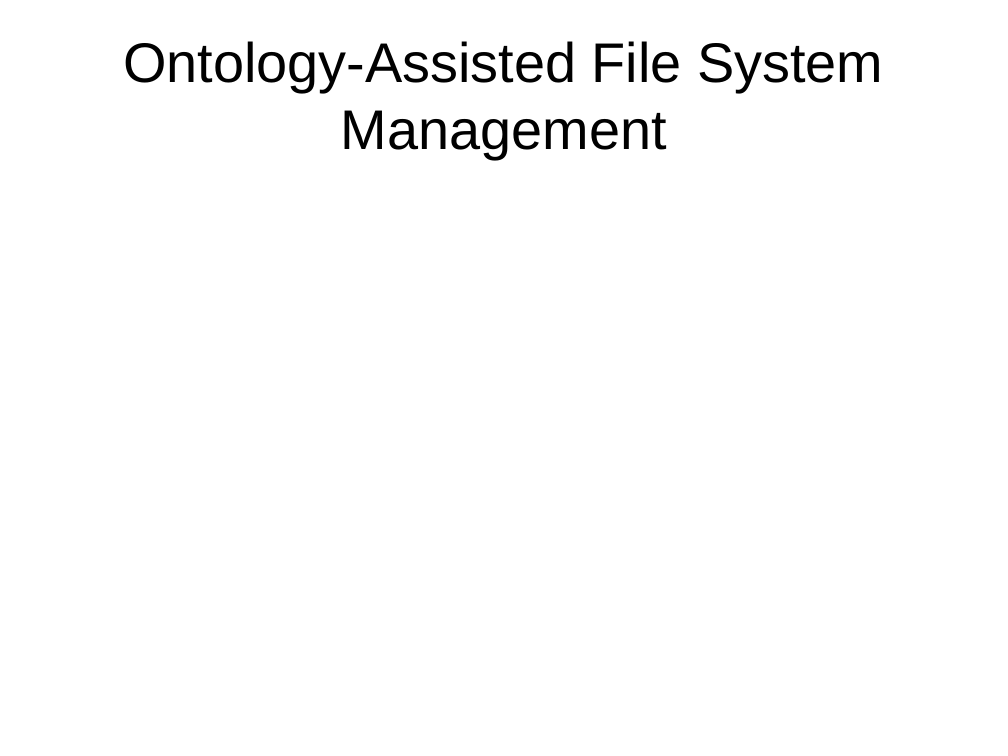
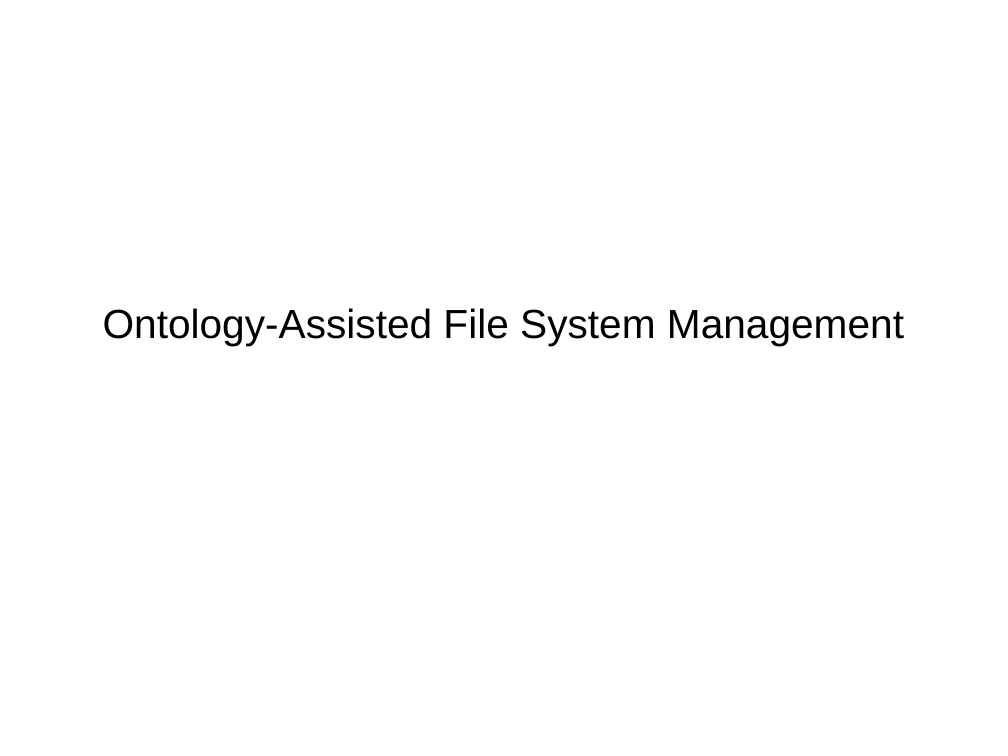
Before and after one commit to ShiZhan/fs-crawler, a slide deck: slide 1 of doc/oam.odp. Drawn at 1008x756 pixels with LibreOffice and Linux fonts; fonts in the diff are those of the drawing. Boxes give left, top, right and bottom in pixels: in the first picture for what was removed or moved away, otherwise in the second. Text is boxed around its words. In the diff, an @@ line names an element or a change of style, - is before the commit and + after.

```diff
--- a/doc/oam.odp
+++ b/doc/oam.odp
@@ subtitle "Ontology-Assisted File System Management" at bbox=[103, 308, 904, 346]: size 44 to 32 pt @@
```
Also in this commit, not shown: 9 slides added.
